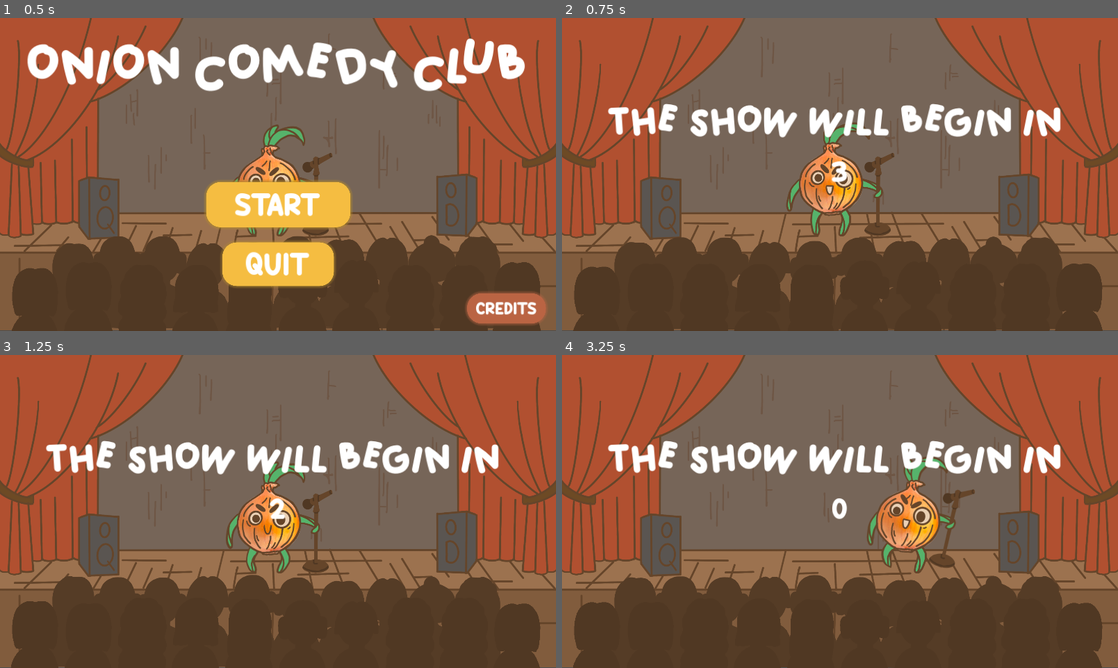
Above: before the commit, frames 1-4 (two rows, left to right).
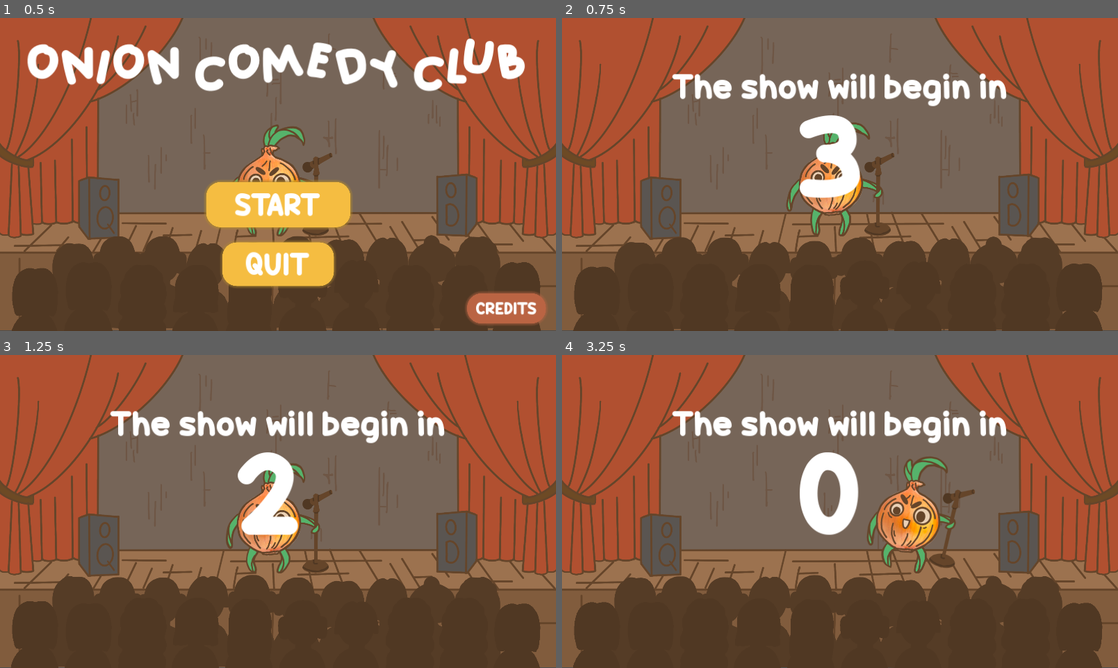
Above: after the commit, the same moments.

Repository: IridescenceFR/GlobalGameJam2024
Game: Godot game, scene res://Scenes/Main.tscn
The game is run twice, just before and just after one commit, with the same random seed, the same clock (stepped at 60 frames per second) and the same inputs.
Inputs:
- Up to frame 1 (0.5 s): no input
- Up to frame 2 (0.75 s): click "START" at 0.5 s
- Up to frame 3 (1.25 s): no input
- Up to frame 4 (3.25 s): hold Right (move_right) 1.28-2.03 s; hold N (add_score) 1.28-2.03 s; hold Left (move_left) 2.03-2.78 s; tap N (add_score) at 2.1 s; hold Right (move_right) from 2.78 s (still down); hold N (add_score) from 2.78 s (still down)

Frame 1 is identical in both runs. In frame 2, 7.6% of the frame differs, in the area x 8-90%, y 17-58%; in frame 3, 7.6%; in frame 4, 7.6%.

Commit message:
spotlight warning

Diff:
--- a/Scenes/Main.tscn
+++ b/Scenes/Main.tscn
@@ -39,6 +39,7 @@
 one_shot = true
 
 [node name="BreatheBetweenJokesTimer" type="Timer" parent="."]
+wait_time = 1.5
 one_shot = true
 
 [node name="SpotlightTimer" type="Timer" parent="."]
--- a/Scenes/hud.tscn
+++ b/Scenes/hud.tscn
@@ -1646,15 +1646,16 @@
 anchors_preset = 5
 anchor_left = 0.5
 anchor_right = 0.5
-offset_left = -801.0
-offset_top = 283.0
-offset_right = 797.0
-offset_bottom = 453.0
+offset_left = -799.0
+offset_top = 157.0
+offset_right = 799.0
+offset_bottom = 327.0
 grow_horizontal = 2
-theme_override_fonts/font = ExtResource("3_wishy")
-theme_override_font_sizes/font_size = 100
+theme_override_fonts/font = ExtResource("4_0tusq")
+theme_override_font_sizes/font_size = 120
 text = "
 "
+horizontal_alignment = 1
 
 [node name="ScoreFinal" type="Label" parent="."]
 visible = false
@@ -1672,17 +1673,20 @@
 
 [node name="Countdown" type="Label" parent="."]
 visible = false
-anchors_preset = 5
+anchors_preset = 8
 anchor_left = 0.5
+anchor_top = 0.5
 anchor_right = 0.5
-offset_left = -25.0
-offset_top = 463.0
-offset_right = 25.0
-offset_bottom = 605.0
+anchor_bottom = 0.5
+offset_left = -139.0
+offset_top = -327.0
+offset_right = 139.0
+offset_bottom = 327.0
 grow_horizontal = 2
+grow_vertical = 2
 size_flags_horizontal = 4
 theme_override_fonts/font = ExtResource("4_0tusq")
-theme_override_font_sizes/font_size = 100
+theme_override_font_sizes/font_size = 400
 text = "3"
 
 [node name="ScoreLabel" type="Label" parent="."]
@@ -1810,5 +1814,6 @@
 
 [connection signal="pressed" from="StartButton" to="." method="_on_start_button_pressed"]
 [connection signal="pressed" from="QuitButton" to="." method="_on_quit_pressed"]
+[connection signal="timeout" from="MessageTimer" to="." method="_on_message_timer_timeout"]
 [connection signal="pressed" from="Pastis" to="." method="_on_pastis_pressed"]
 [connection signal="pressed" from="CreditButtonQuit" to="." method="_on_credit_button_quit_pressed"]
--- a/scripts/HUD.gd
+++ b/scripts/HUD.gd
@@ -13,10 +13,9 @@
 
 	$Countdown.show()
 	$Pastis.hide()
-	show_message("The show will begin in")
+	show_message("The show will begin in", 3)
 
 	await $MessageTimer.timeout
-	$Message.hide()
 	$Countdown.hide()
 	$ScoreLabel.show()
 	start_game.emit()
@@ -35,9 +34,10 @@
 	$ScoreLabel.text = str(score)
 	$ScoreLabel/ScoreBar.value = (float(score) / 14700 * 100)
 
-func show_message(text):
+func show_message(text, time):
 	$Message.text = text
 	$Message.show()
+	$MessageTimer.set_wait_time(time)
 	$MessageTimer.start()
 
 func show_game_over():
--- a/scripts/Main.gd
+++ b/scripts/Main.gd
@@ -124,6 +124,8 @@
 
 	if spotlight_child == null :
 		$BreatheBetweenJokesTimer.start()
+		if round_with_spotlight.has(round_number + 1):
+			$HUD.show_message("Bonus spotlight!", 1.5)
 
 func _on_breathe_between_jokes_timer_timeout():
 	# RESTART DES BULLES + SPECTATOR
Not shown: 1 places in Scenes/bubble.tscn that only renumber resources
Not shown: 1 places in Scenes/hud.tscn that only renumber resources
